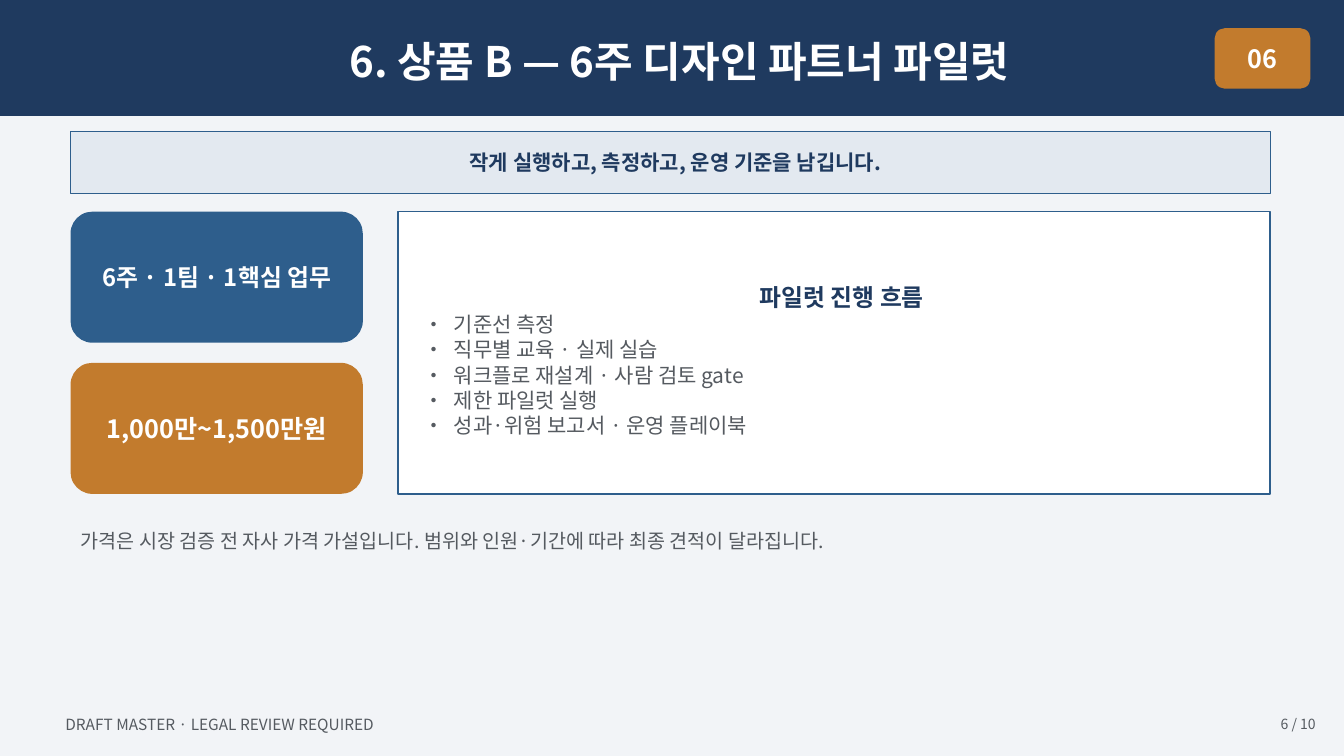
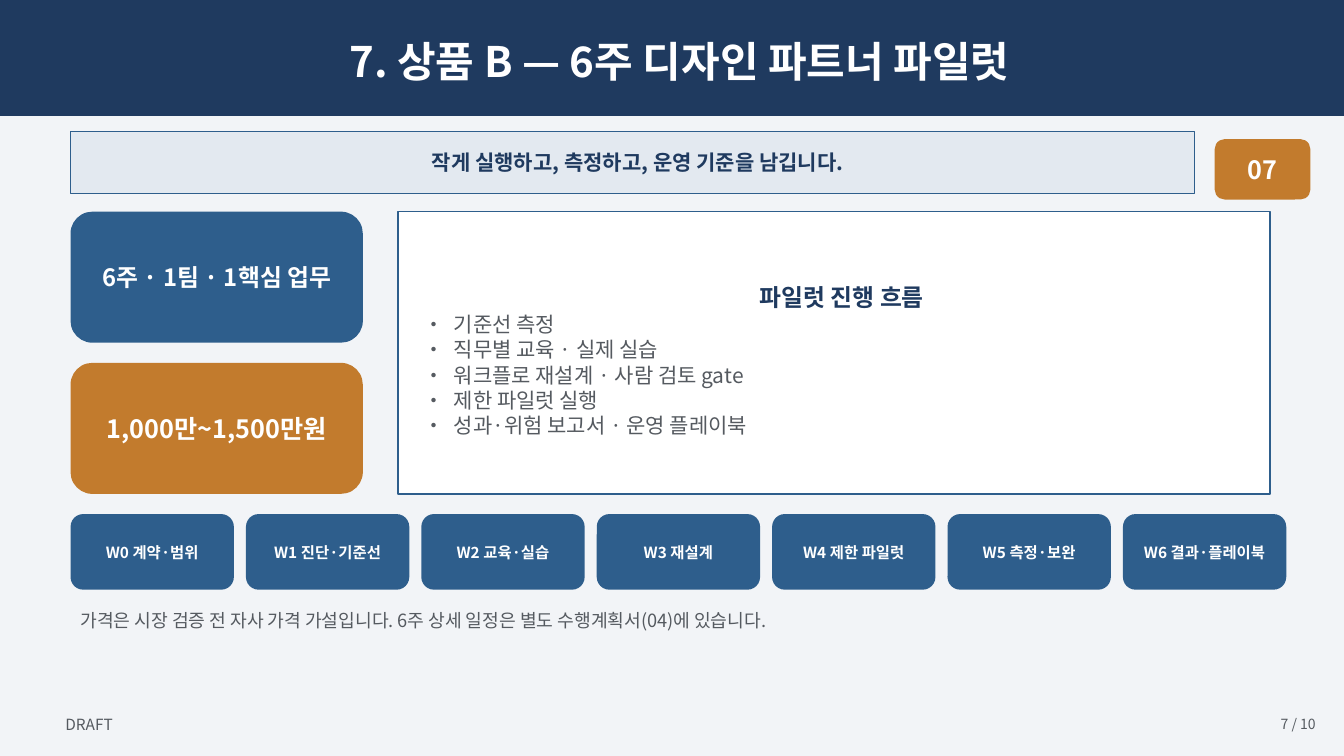
Before and after one commit to skerishKang/ai-revenue-lab, a slide deck: slide 7 of docs/commercial/business-35-ai-media-education-dx/customer-package/Business35_Master_Proposal_10p.pptx (slide 6 before the commit). Drawn at 1344x756 pixels with LibreOffice and Linux fonts; fonts in the diff are those of the drawing. Boxes give left, top, right and bottom in pixels: in the first picture for what was removed or moved away, otherwise in the second. Text is boxed around its words. In the diff, an @@ line names an element or a change of style, - is before the commit and + after.

```diff
--- a/docs/commercial/business-35-ai-media-education-dx/customer-package/Business35_Master_Proposal_10p.pptx
+++ b/docs/commercial/business-35-ai-media-education-dx/customer-package/Business35_Master_Proposal_10p.pptx
@@ text in rectangle at (349, 41, 1010, 81): text changed @@
-6. 상품 B — 6주 디자인 파트너 파일럿
+7. 상품 B — 6주 디자인 파트너 파일럿
@@ rectangle "작게 실행하고, 측정하고, 운영 기준을 ...": place and size @@
-rectangle "작게 실행하고, 측정하고, 운영 기준을 ..." at (71, 131, 1270, 194)
+rectangle "작게 실행하고, 측정하고, 운영 기준을 ..." at (71, 131, 1195, 194)
@@ rounded rectangle "07": place and size @@
-rounded rectangle "07" at (1215, 28, 1311, 89)
+rounded rectangle "07" at (1215, 139, 1311, 200)
@@ text in rounded rectangle at (1248, 160, 1278, 180): text changed @@
-06
+07
@@ rounded rectangle added at (71, 514, 234, 590), fill #2E5E8C, 11 pt, text #FFFFFF, bold @@
+W0 계약·범위
@@ rounded rectangle added at (246, 514, 409, 590), fill #2E5E8C, 11 pt, text #FFFFFF, bold @@
+W1 진단·기준선
@@ rounded rectangle added at (421, 514, 585, 590), fill #2E5E8C, 11 pt, text #FFFFFF, bold @@
+W2 교육·실습
@@ rounded rectangle added at (597, 514, 760, 590), fill #2E5E8C, 11 pt, text #FFFFFF, bold @@
+W3 재설계
@@ rounded rectangle added at (772, 514, 936, 590), fill #2E5E8C, 11 pt, text #FFFFFF, bold @@
+W4 제한 파일럿
@@ rounded rectangle added at (948, 514, 1111, 590), fill #2E5E8C, 11 pt, text #FFFFFF, bold @@
+W5 측정·보완
@@ rounded rectangle added at (1123, 514, 1287, 590), fill #2E5E8C, 11 pt, text #FFFFFF, bold @@
+W6 결과·플레이북
@@ text at (80, 612, 766, 631): text changed; size 14 to 13 pt @@
-가격은 시장 검증 전 자사 가격 가설입니다. 범위와 인원·기간에 따라 최종 견적이 달라집니다.
+가격은 시장 검증 전 자사 가격 가설입니다. 6주 상세 일정은 별도 수행계획서(04)에 있습니다.
@@ text at (65, 718, 112, 730): text changed @@
-DRAFT MASTER · LEGAL REVIEW REQUIRED
+DRAFT
@@ text at (1281, 718, 1316, 729): text changed @@
-6 / 10
+7 / 10
```
Also in this commit, not shown: 8 other slides changed, 1 slide added, 1 slide removed, 25 other files.
